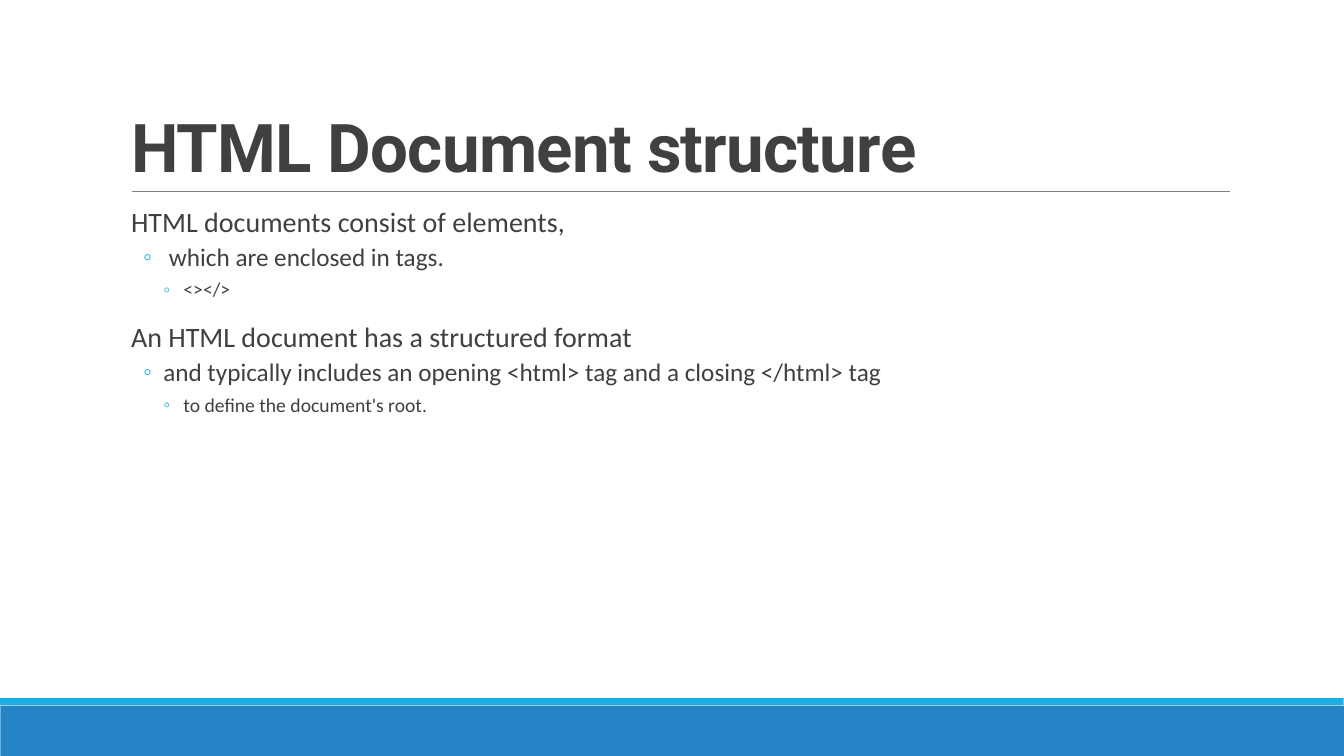
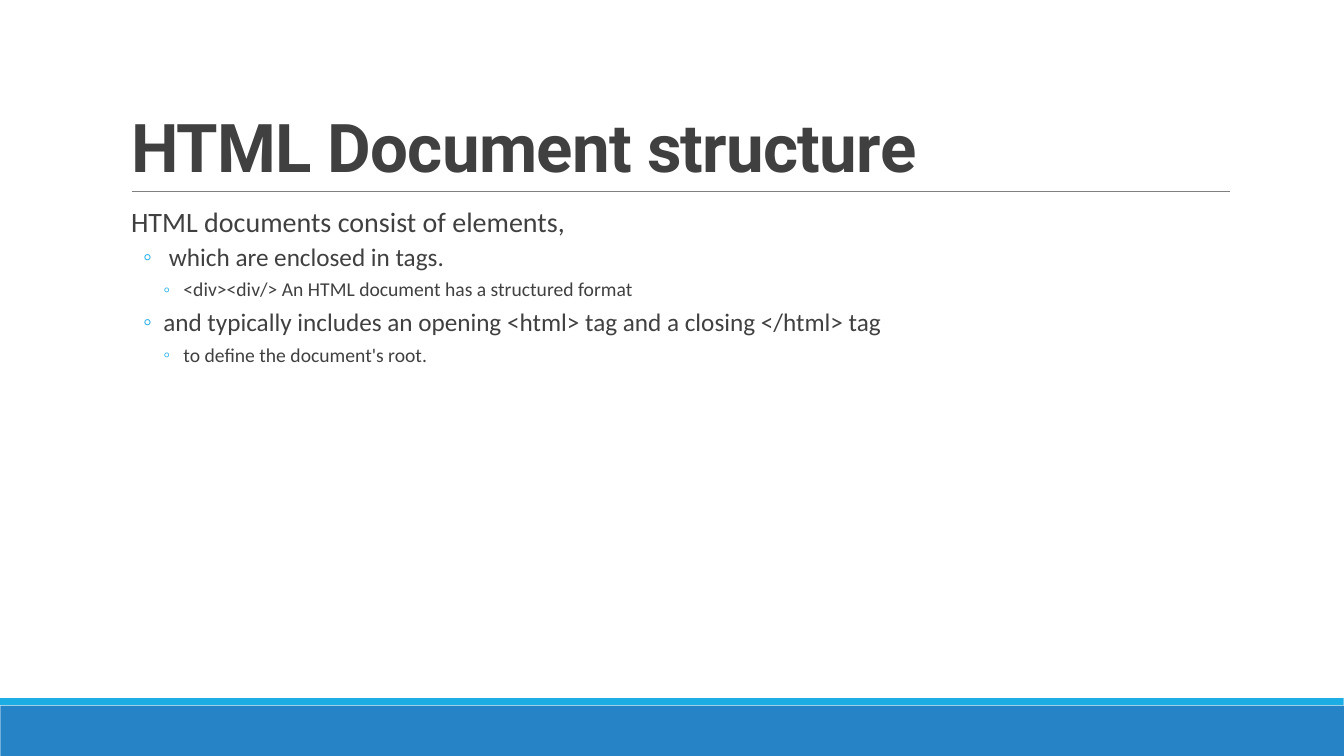
Before and after one commit to rishigujadhur1/ModernJS, a slide deck: slide 2 of Projects/BS5/Foundation - Introuction to HTML and Bootstrap.pptx. Drawn at 1344x756 pixels with LibreOffice and Linux fonts; fonts in the diff are those of the drawing. Boxes give left, top, right and bottom in pixels: in the first picture for what was removed or moved away, otherwise in the second. Text is boxed around its words. In the diff, an @@ line names an element or a change of style, - is before the commit and + after.

```diff
--- a/Projects/BS5/Foundation - Introuction to HTML and Bootstrap.pptx
+++ b/Projects/BS5/Foundation - Introuction to HTML and Bootstrap.pptx
@@ text at box(183, 282, 632, 297): text changed; size 20 to 14 pt @@
-    ◦ <></>
-  An HTML document has a structured format
+    ◦ <div><div/> An HTML document has a structured format
```
Also in this commit, not shown: 3 other slides changed, 2 other files.
